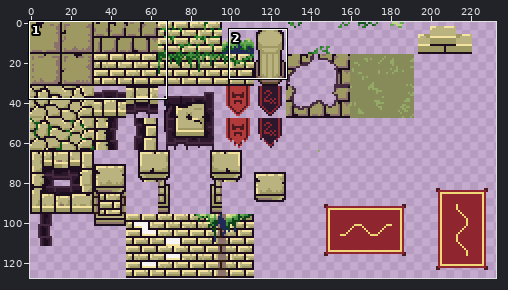
Pixel-art file: Assets/Sprites/arena-tileset.ase. The first picture is a wide view before the edit; the outline marks the close-up.
Close-up. Old version:
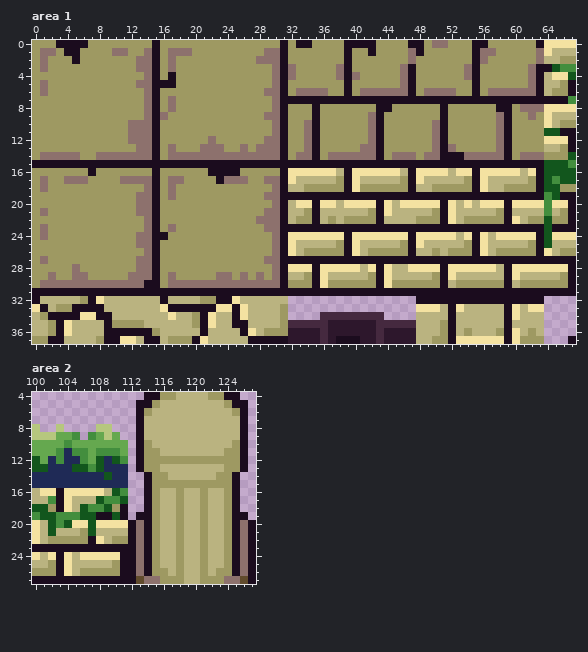
256x128 pixels, 1 frame. Shown: area 1: x 0..67, y 0..37; area 2: x 100..127, y 4..27. The wide view leaves out empty margins.
New version:
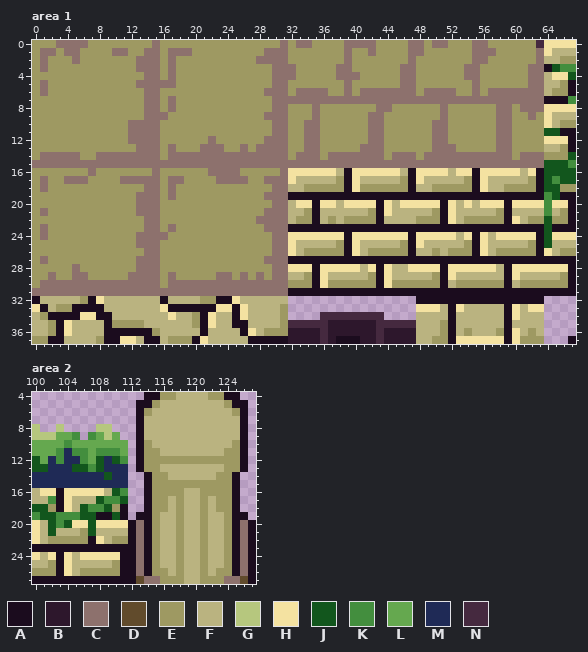
Palette (. is transparent): A #1b0c1e  B #2d172c  C #8d716d  D #614b2c  E #9e9962  F #bab380  G #b6c77e  H #f4e2a1  J #12561d  K #438e3e  L #65a84f  M #1f2a56  N #45293f
Change:
Changed rows in their new state; - is an unchanged pixel.
Area 1, layer "Layer 1":
first column x 0:
 0 ---CCCC--------C---------------C-CC----CCCC----CC------CC------N
 1 ----CC---------C---------------C-------C--C-----C------C--------
 2 -----C---------C---------------C-------C---------------C--------
 3 ---------------C---------------C-------C-------C-------C-------C
 4 ---------------C-C-------------C-------C-------C-------C-------C
 5 ---------------CCC-------------C-------C-------C-------C-------C
 6 ---------------C---------------C-------C-------C-------C-------C
 7 ---------------C---------------CCCCCCCCCCCCCCCCCCCCCCCCCCCCCCCCC
 8 ---------------C---------------C---C-------CC------C------CC----
 9 ---------------C---------------C---C-------C-------C-------C----
10 ---------------C---------------C---C-------C-------C-------C----
11 ---------------C---------------C---C-------C-------C-------C----
12 ---------------C---------------C---C-------C-------C-------C----
13 ---------------C---------------C---C-------C-------C-------C----
14 ---------------C---------------C---C-------C-------CCC-----C----
15 CCCCCCCCCCCCCCCCCCCCCCCCCCCCCCCCCCCCCCCCCCCCCCCCCCCCCCCCCCCCCCCC
16 -------C-------C------CCCC-----C--------------------------------
17 ---------------C-------C-------C--------------------------------
18 ---------------C---------------C--------------------------------
19 ---------------C---------------C--------------------------------
20 ---------------C---------------C--------------------------------
21 ---------------C---------------C--------------------------------
22 ---------------C---------------C--------------------------------
23 ---------------C---------------C--------------------------------
24 ---------------CC--------------C--------------------------------
25 ---------------C---------------C--------------------------------
26 ---------------C---------------C--------------------------------
27 ---------------C---------------C--------------------------------
28 ---------------C---------------C--------------------------------
29 ---------------C---------------C--------------------------------
30 --------------CC---------------C--------------------------------
31 CCCCCCCCCCCCCCCCCCCCCCCCCCCCCCCC--------------------------------
Area 2, layer "Layer 2":
first column x 116:
16 EE----EE
17 E------E
18 E------E
Where, in picture pixels (left, top, right, bottom), the same in both close-ups:
changed: (32, 40, 544, 296)
changed: (160, 488, 176, 512)
changed: (208, 488, 224, 512)
